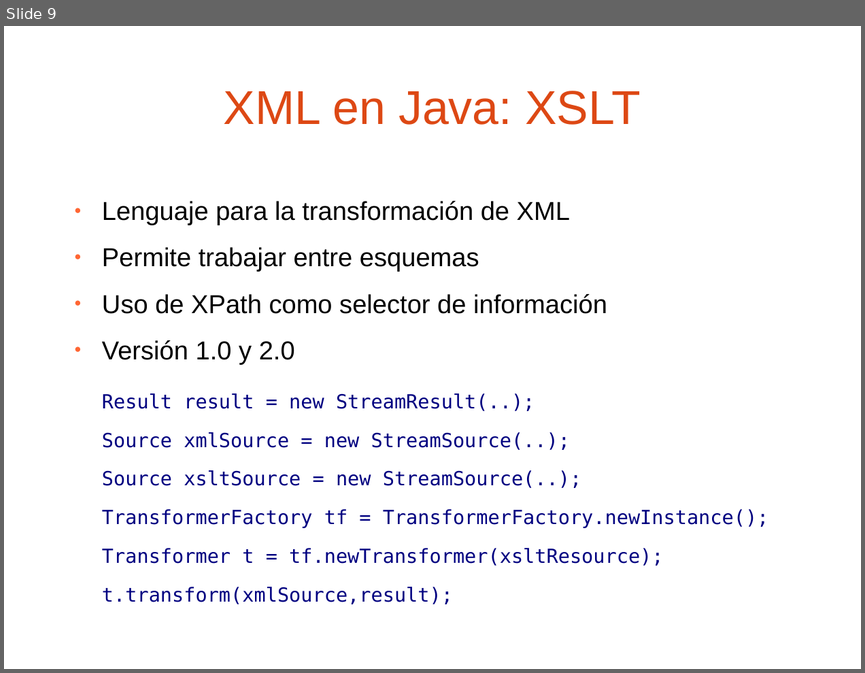
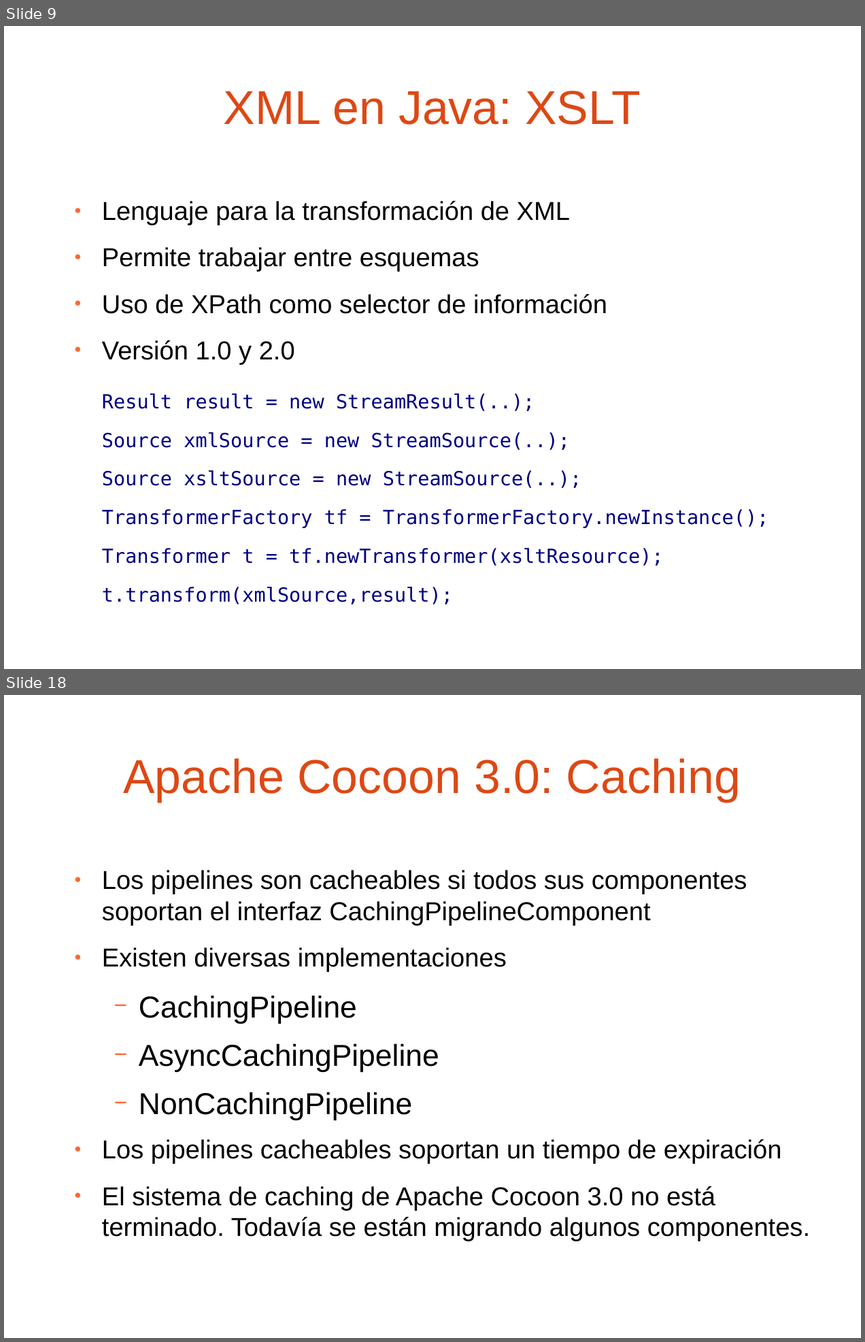
Before and after one commit to jpuerto/barcampes2012-cocoon, a slide deck: presentacion/Procesamiento de XML con Apache Cocoon 3.0.odp. Shown one above the other, each under a label of ours: slide 9 before the commit, slides 9 and 18 after it; the slides between them are not shown. The pictures are 865x673 and 865x1342 pixels, drawn with LibreOffice and Linux fonts; fonts in the diff are those of the drawing; background and template pictures are left out. Boxes give left, top, right and bottom in pixels: in the first picture for what was removed or moved away, otherwise in the second. Text is boxed around its words. In the diff, an @@ line names an element or a change of style, - is before the commit and + after.

```diff
--- a/presentacion/Procesamiento de XML con Apache Cocoon 3.0.odp
+++ b/presentacion/Procesamiento de XML con Apache Cocoon 3.0.odp
@@ slide 18 added at (4,695,861,1338), background picture (left out) @@
@@ title added at (123,758,740,802), 44 pt, text #DD4814 @@
+Apache Cocoon 3.0: Caching
@@ text added at (102,870,810,1241), 24 pt, text #000000 @@
+● Los pipelines son cacheables si todos sus componentes soportan el interfaz CachingPipelineComponent
+● Existen diversas implementaciones
+  − CachingPipeline
+  − AsyncCachingPipeline
+  − NonCachingPipeline
+● Los pipelines cacheables soportan un tiempo de expiración
+● El sistema de caching de Apache Cocoon 3.0 no está terminado. Todavía se están migrando algunos componentes.
```
Also in this commit, not shown: 5 slides changed, 12 other slides added.
